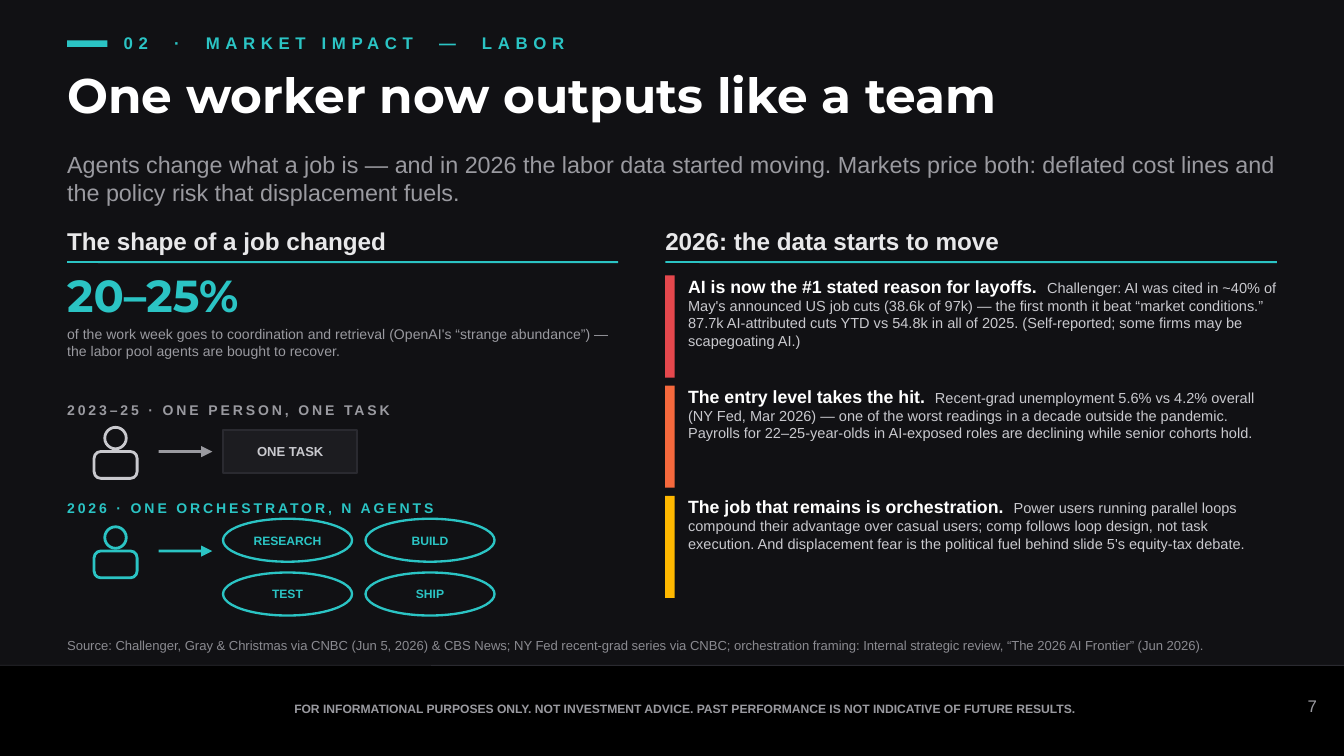
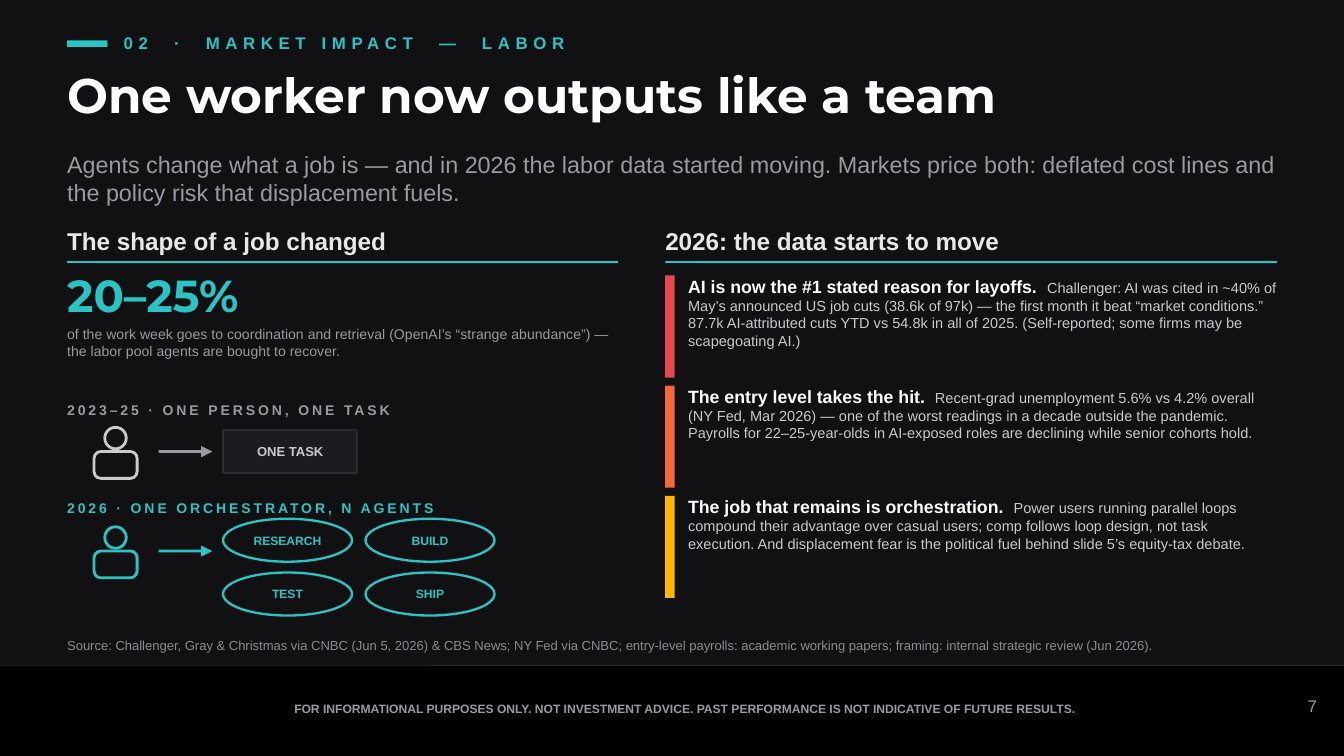
Before and after one commit to samuelcmcclellan-cell/ai-markets-deck, a slide deck: slide 7 of ai-markets-deck.pptx. Drawn at 1344x756 pixels with LibreOffice and Linux fonts; fonts in the diff are those of the drawing. Boxes give left, top, right and bottom in pixels: in the first picture for what was removed or moved away, otherwise in the second. Text is boxed around its words. In the diff, an @@ line names an element or a change of style, - is before the commit and + after.

```diff
--- a/ai-markets-deck.pptx
+++ b/ai-markets-deck.pptx
@@ text at (688, 280, 1276, 349): text changed @@
-AI is now the #1 stated reason for layoffs. Challenger: AI was cited in ~40% of May's announced US job cuts (38.6k of 97k) — the first month it beat “market conditions.” 87.7k AI-attributed cuts YTD vs 54.8k in all of 2025. (Self-reported; some firms may be scapegoating AI.)
+AI is now the #1 stated reason for layoffs. Challenger: AI was cited in ~40% of May’s announced US job cuts (38.6k of 97k) — the first month it beat “market conditions.” 87.7k AI-attributed cuts YTD vs 54.8k in all of 2025. (Self-reported; some firms may be scapegoating AI.)
@@ text at (67, 329, 590, 359): text changed @@
-of the work week goes to coordination and retrieval (OpenAI's “strange abundance”) — the labor pool agents are bought to recover.
+of the work week goes to coordination and retrieval (OpenAI’s “strange abundance”) — the labor pool agents are bought to recover.
@@ text at (688, 500, 1244, 552): text changed @@
-The job that remains is orchestration. Power users running parallel loops compound their advantage over casual users; comp follows loop design, not task execution. And displacement fear is the political fuel behind slide 5's equity-tax debate.
+The job that remains is orchestration. Power users running parallel loops compound their advantage over casual users; comp follows loop design, not task execution. And displacement fear is the political fuel behind slide 5’s equity-tax debate.
@@ text at (67, 640, 1152, 653): text changed @@
-Source: Challenger, Gray & Christmas via CNBC (Jun 5, 2026) & CBS News; NY Fed recent-grad series via CNBC; orchestration framing: Internal strategic review, “The 2026 AI Frontier” (Jun 2026).
+Source: Challenger, Gray & Christmas via CNBC (Jun 5, 2026) & CBS News; NY Fed via CNBC; entry-level payrolls: academic working papers; framing: internal strategic review (Jun 2026).
```
Also in this commit, not shown: 11 other slides changed, 17 other files.
